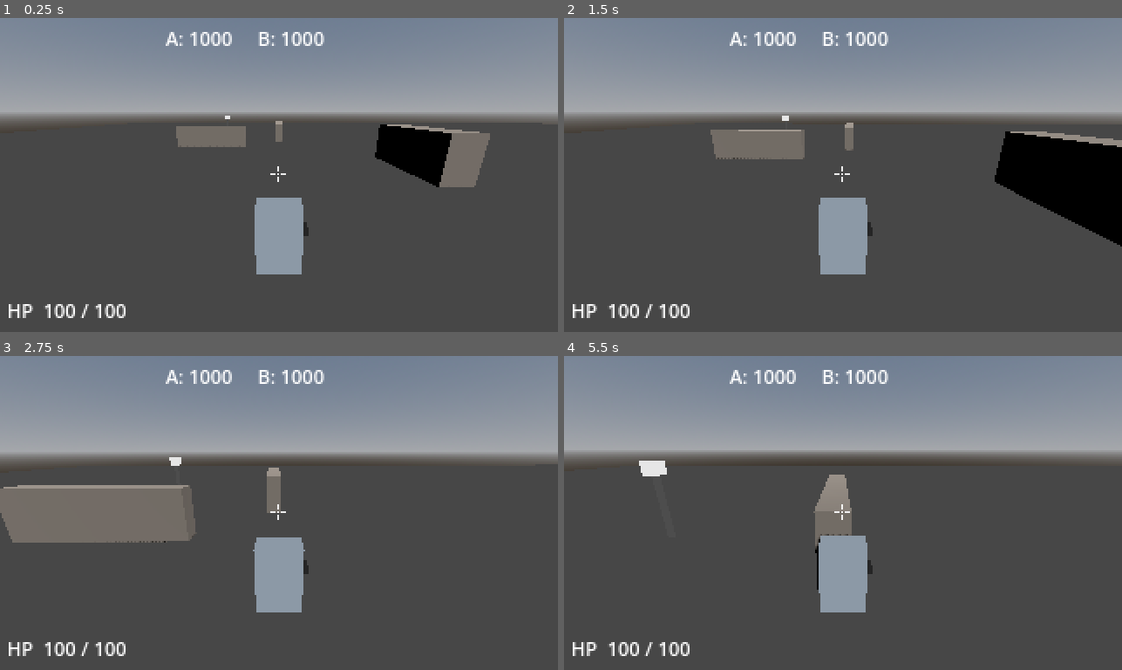
Above: before the commit, frames 1-4 (two rows, left to right).
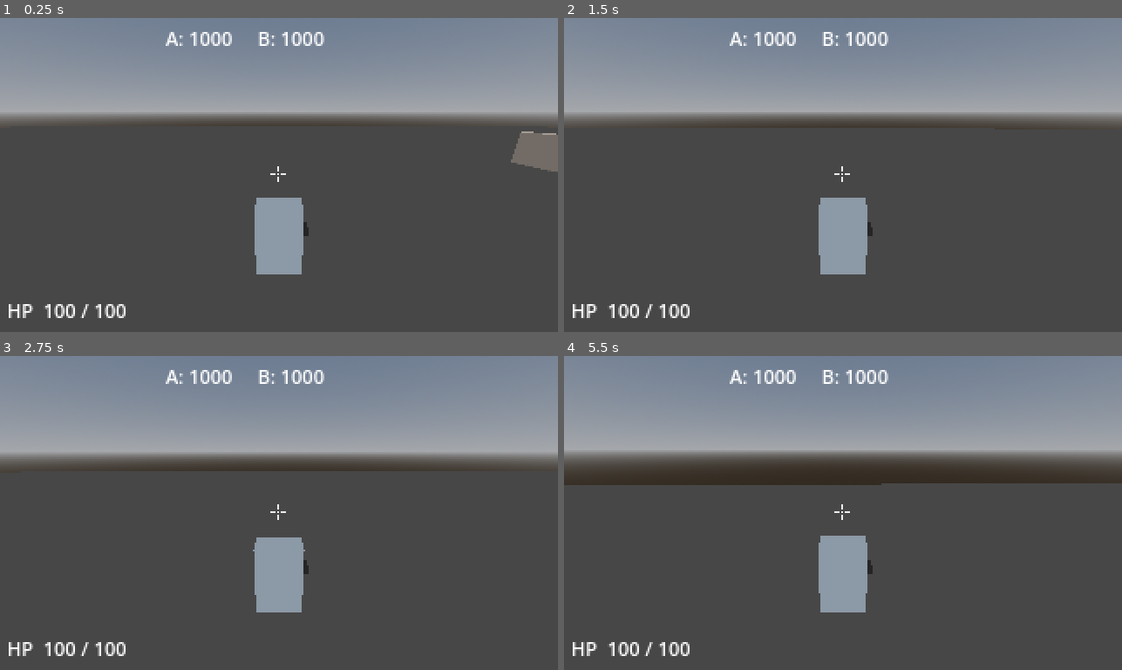
Above: after the commit, the same moments.

Repository: jonathandaley/Hardpoint
Game: Godot game, scene res://scenes/arena/Arena.tscn
Same seed, same stepped clock (60 frames per second), same inputs: the game is played once before the commit and once after it.
Inputs (mouse positions are in pixels of both pictures, inside the frame that each line leads up to):
- Up to frame 1 (0.25 s): no input
- Up to frame 2 (1.5 s): tap Enter (ui_accept) at 0.5, 0.77 s; move the mouse to (870, 175) at 0.52 s; press the mouse at (870, 175) at 0.53 s; hold W (move_forward) from 0.53 s (still down); move the mouse to (815, 175) at 1.27 s; release the mouse at (815, 175) at 1.28 s; right-click (815, 175) at 1.35 s
- Up to frame 3 (2.75 s): keep holding W (move_forward); tap Enter (ui_accept) at 1.52 s; move the mouse to (290, 506) at 2.02 s; press the mouse at (290, 506) at 2.03 s
- Up to frame 4 (5.5 s): keep holding W (move_forward); move the mouse to (837, 519) at 2.77 s; release the mouse at (837, 519) at 2.78 s; right-click (837, 519) at 2.85 s; tap Enter (ui_accept) at 3.02, 3.77, 4.25, 4.52 s; move the mouse to (887, 516) at 3.52 s; press the mouse at (887, 516) at 3.53 s; move the mouse to (798, 509) at 4.27 s; release the mouse at (798, 509) at 4.28 s; right-click (798, 509) at 4.35 s; move the mouse to (848, 513) at 5.02 s; press the mouse at (848, 513) at 5.03 s

The runs differ from the first frame. In frame 1, 4.9% of the frame differs, in the area x 31-100%, y 31-54%; in frame 2, 7.4%, in the area x 26-100%, y 31-73%; in frame 3, 6.9%; in frame 4, 5.7%.

Commit message:
Rotate player spawn to face center
Co-Authored-By: Claude Sonnet 4.6 <noreply@anthropic.com>

Diff:
--- a/scenes/arena/Arena.tscn
+++ b/scenes/arena/Arena.tscn
@@ -52,7 +52,7 @@
 shape = SubResource("9")
 
 [node name="PlayerMech" parent="." instance=ExtResource("3")]
-transform = Transform3D(1, 0, 0, 0, 1, 0, 0, 0, 1, -20, 0, 0)
+transform = Transform3D(0, 0, 1, 0, 1, 0, -1, 0, 0, -20, 0, 0)
 
 [node name="BotMech" parent="." instance=ExtResource("3")]
 transform = Transform3D(1, 0, 0, 0, 1, 0, 0, 0, 1, 20, 0, 0)
